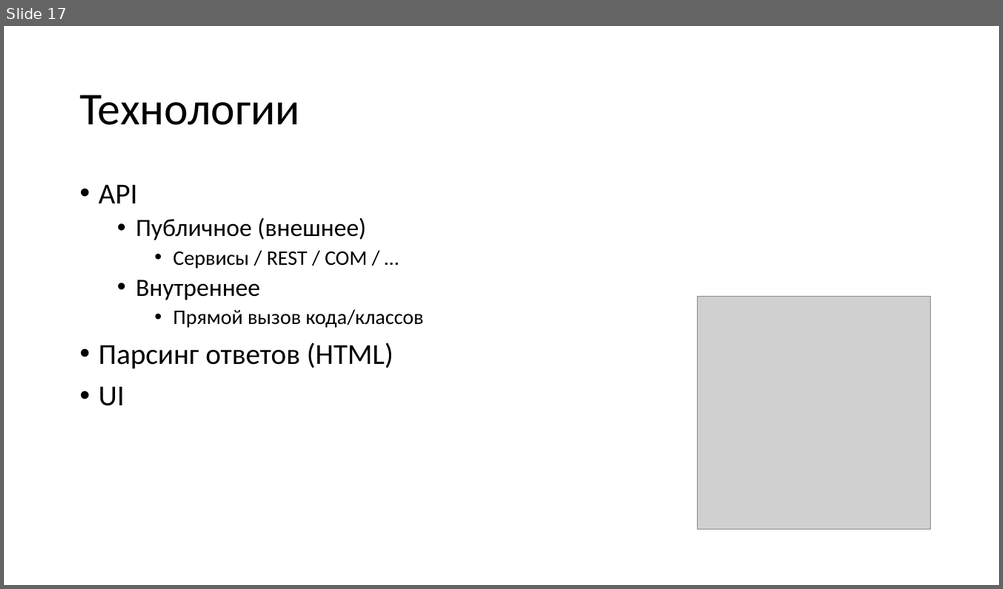
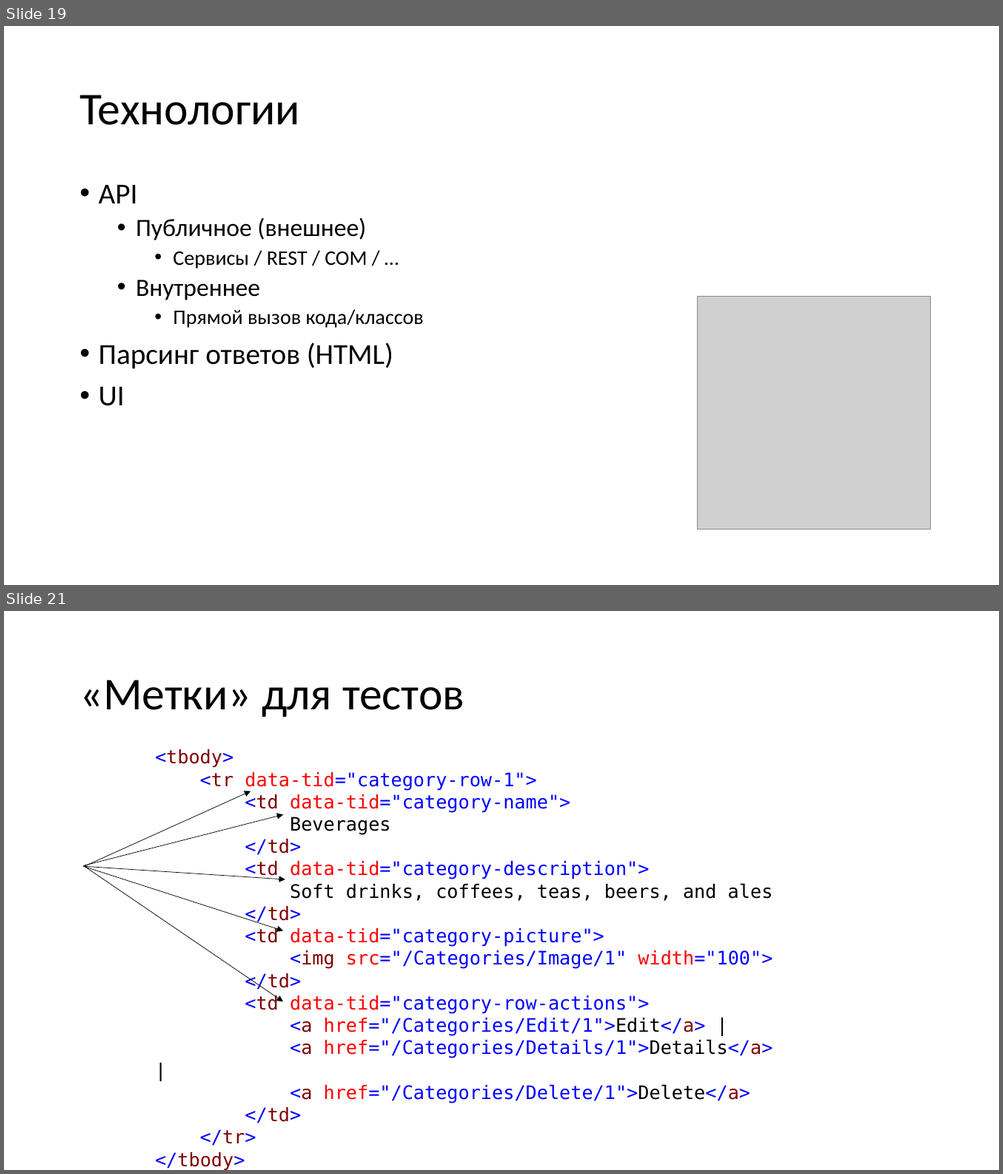
Before and after one commit to MihailRomanov/DevTools_Course, a slide deck: Lections/04_Integration_tests.pptx. Shown one above the other, each under a label of ours: slide 17 before the commit, slides 19 and 21 after it; the slides between them are not shown. The pictures are 1003x589 and 1003x1174 pixels, drawn with LibreOffice and Linux fonts; fonts in the diff are those of the drawing; grey boxes stand for pictures. Boxes give left, top, right and bottom in pixels: in the first picture for what was removed or moved away, otherwise in the second. Text is boxed around its words. In the diff, an @@ line names an element or a change of style, - is before the commit and + after.

```diff
--- a/Lections/04_Integration_tests.pptx
+++ b/Lections/04_Integration_tests.pptx
@@ slide 21 added at (x1=4, y1=611, x2=999, y2=1170), background #FFFFFF @@
@@ title added at (x1=79, y1=680, x2=464, y2=717), 44 pt, text #000000 @@
+«Метки» для тестов
@@ text added at (x1=155, y1=749, x2=773, y2=1146), 18 pt, text #0000FF @@
+<tbody>
+<tr data-tid="category-row-1">
+<td data-tid="category-name">
+Beverages
+</td>
+<td data-tid="category-description">
+Soft drinks, coffees, teas, beers, and ales
+</td>
+<td data-tid="category-picture">
+<img src="/Categories/Image/1" width="100">
+</td>
+<td data-tid="category-row-actions">
+<a href="/Categories/Edit/1">Edit</a> |
+<a href="/Categories/Details/1">Details</a> |
+<a href="/Categories/Delete/1">Delete</a>
+</td>
+</tr>
+</tbody>
@@ arrow added from (84, 867) to (251, 792), #000000 0.5 pt @@
@@ arrow added from (83, 866) to (283, 815), #000000 0.5 pt @@
@@ arrow added from (83, 867) to (283, 931), #000000 0.5 pt @@
@@ arrow added from (83, 866) to (283, 1002), #000000 0.5 pt @@
@@ arrow added from (84, 867) to (285, 880), #000000 0.5 pt @@
@@ what was slide 17 is now slide 19 @@
```
Also in this commit, not shown: 5 slides changed, 4 other slides added, 5 other files.
